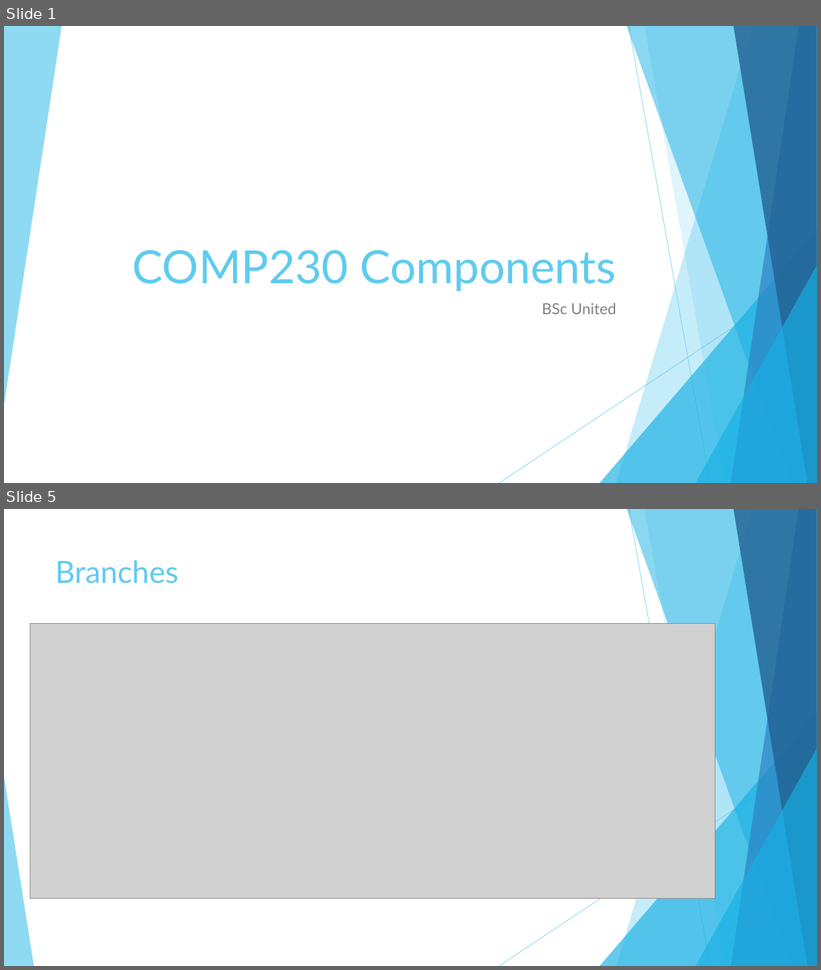
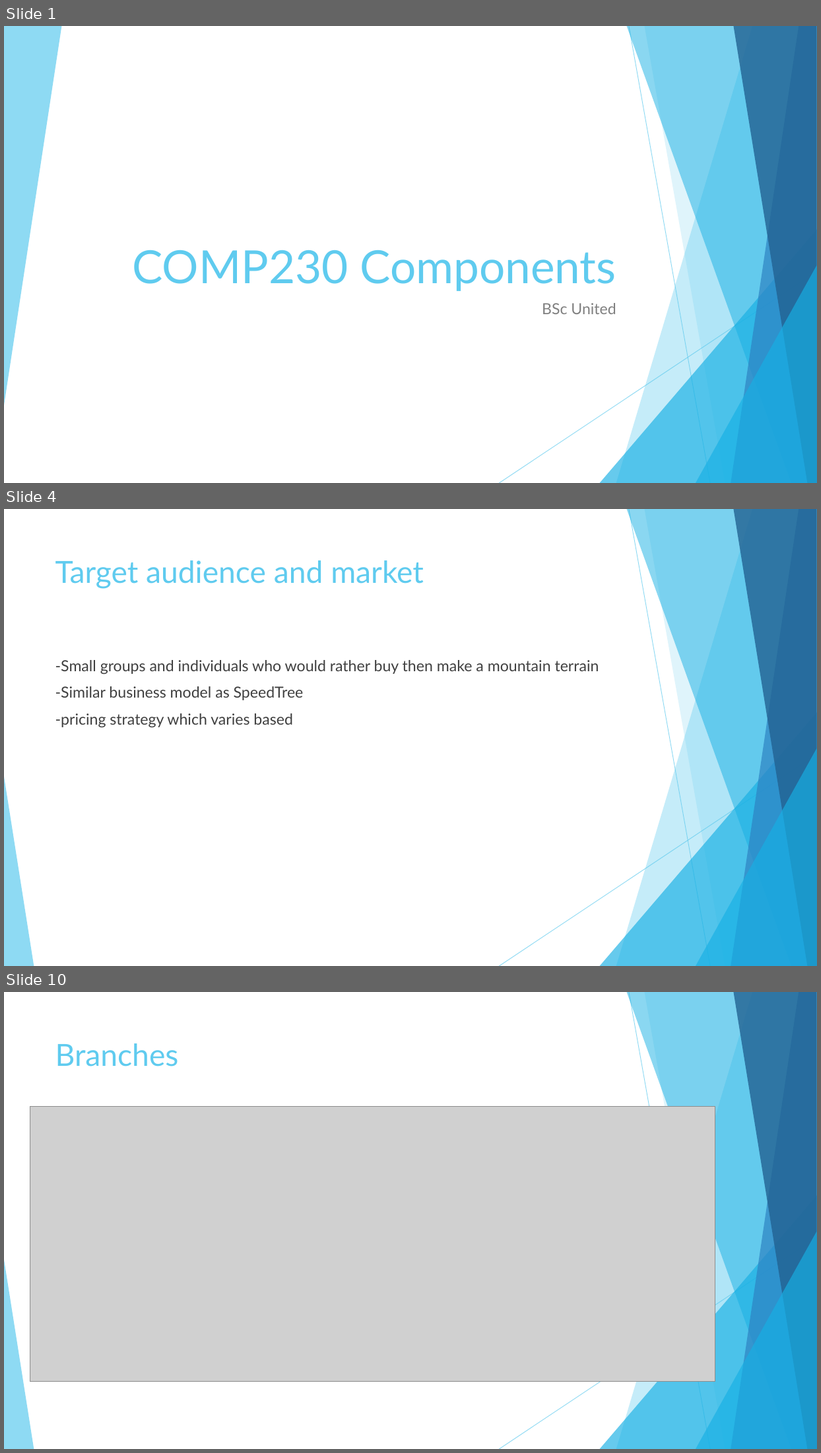
Before and after one commit to MaddieK19/comp230-pre-production, a slide deck: Proposal/Slides.pptx. Shown one above the other, each under a label of ours: slides 1 and 5 before the commit, slides 1, 4 and 10 after it; the slides between them are not shown. The pictures are 821x970 and 821x1453 pixels, drawn with LibreOffice and Linux fonts; fonts in the diff are those of the drawing; grey boxes stand for pictures. Boxes give left, top, right and bottom in pixels: in the first picture for what was removed or moved away, otherwise in the second. Text is boxed around its words. In the diff, an @@ line names an element or a change of style, - is before the commit and + after.

```diff
--- a/Proposal/Slides.pptx
+++ b/Proposal/Slides.pptx
@@ slide 4 added at (4, 509, 817, 966), background #FFFFFF; not listed: 10 template elements that a slide beside it also shows @@
@@ title added at (55, 560, 424, 589), 36 pt, text #5FCBEF @@
+Target audience and market
@@ text added at (55, 660, 599, 727), 18 pt, text #404040 @@
+-Small groups and individuals who would rather buy then make a mountain terrain
+-Similar business model as SpeedTree
+-pricing strategy which varies based
@@ what was slide 5 is now slide 10 @@
```
Also in this commit, not shown: 3 slides changed, 7 other slides added, 1 slide removed, 3 other files.
